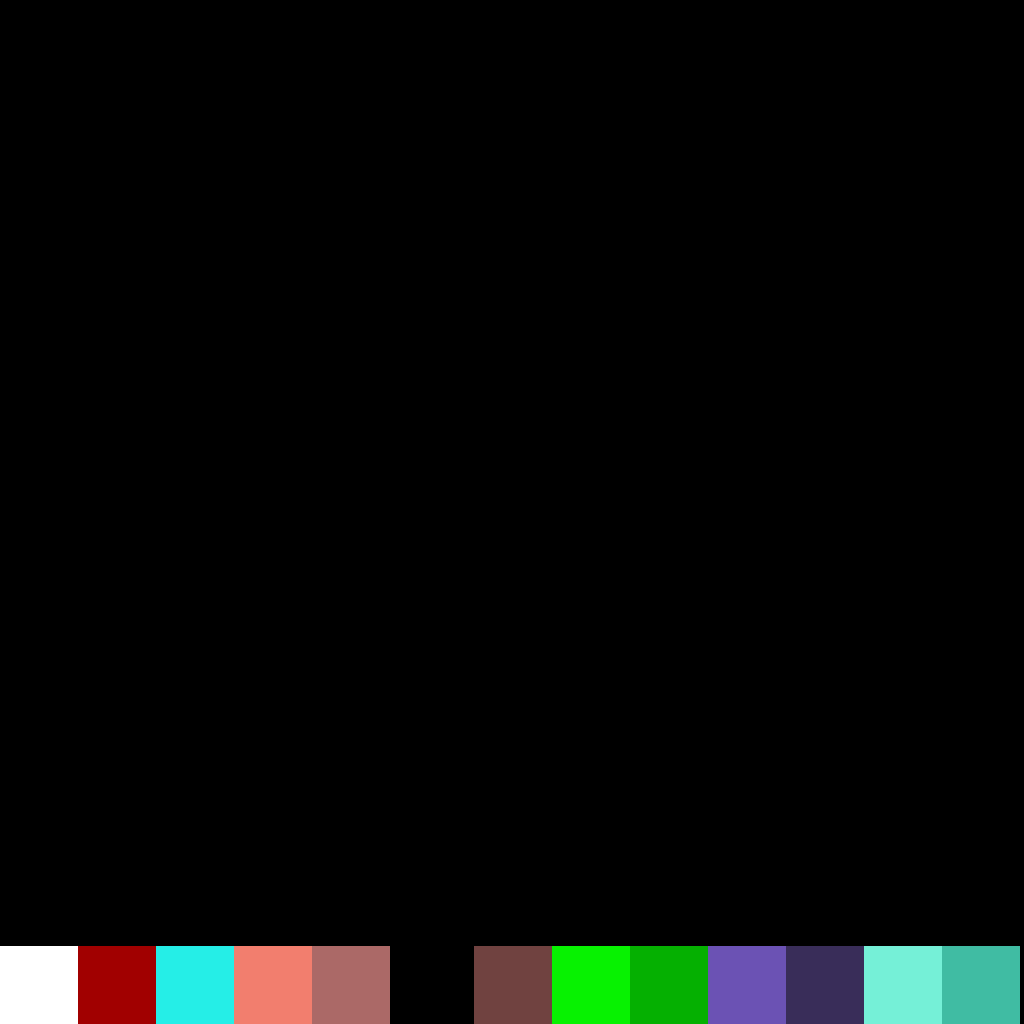
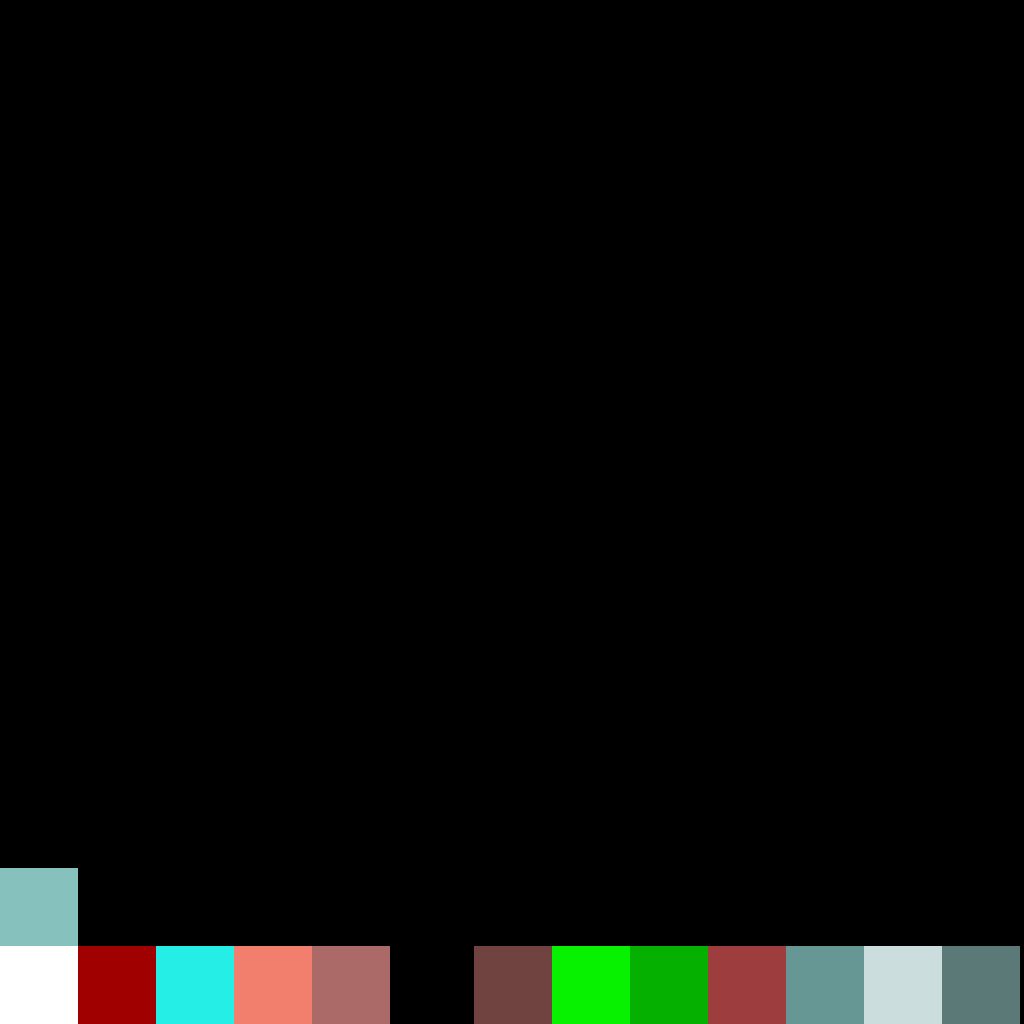
Layered file, before and after one edit (1024x1024). Changes by layer:
added layer "Layer 13" above "Layer 12" over [0, 868, 78, 946]
painted on "Layer 12" over [942, 946, 1020, 1024]
painted on "Layer 11" over [864, 946, 942, 1024]
painted on "Layer 10" over [786, 946, 864, 1024]
painted on "Layer 9" over [708, 946, 786, 1024]
